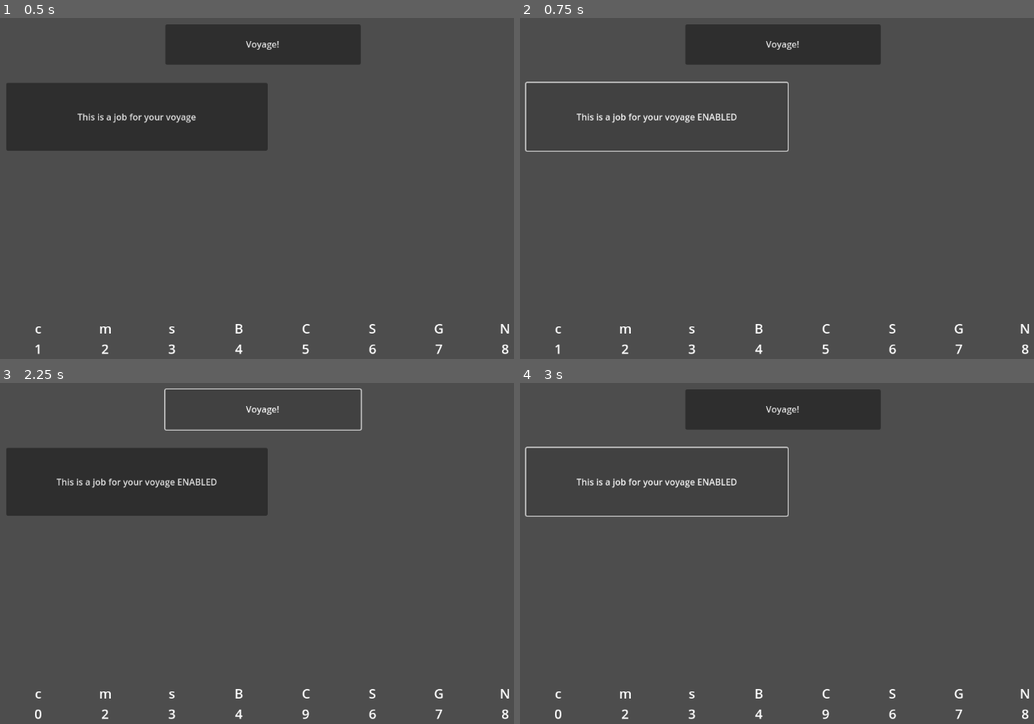
Above: before the commit, frames 1-4 (two rows, left to right).
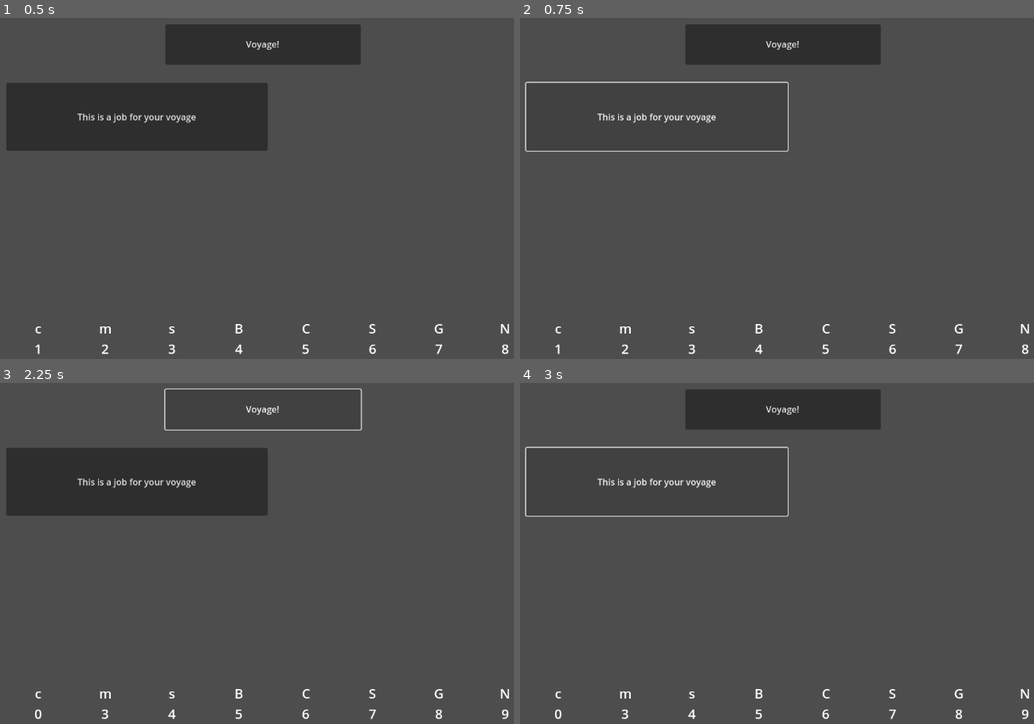
Above: after the commit, the same moments.

Repository: scarlettjclark/pencil-coloured-pirates
Game: Godot game, scene res://Scenes/prototype_voyage_phase.tscn
Two runs of this game, one before a commit and one after it. Both use one fixed random seed, a clock stepped at 60 frames per second and the inputs below. Before the commit the project starts from res://prototype_voyage_phase.tscn.
Inputs:
- Up to frame 1 (0.5 s): no input
- Up to frame 2 (0.75 s): click "This is a job for your voyage" at 0.5 s
- Up to frame 3 (2.25 s): click "This is a job for your voyage…" (after the commit: "This is a job for your voyage") at 1.25 s; click "Voyage!" at 2 s
- Up to frame 4 (3 s): click "This is a job for your voyage…" (after the commit: "This is a job for your voyage") at 2.75 s

Frame 1 is identical in both runs. In frame 2, 0.4% of the frame differs, in the area x 11-43%, y 27-31%; in frame 3, 0.6%; in frame 4, 0.6%, in the area x 11-99%, y 27-99%.

Commit message:
changed file structure and refactored jobs out of job button

Diff:
--- /dev/null
+++ b/prototype-voyage-phase/Scenes/job.tscn
@@ -0,0 +1,3 @@
+[gd_scene format=3 uid="uid://bnakppmgemkqr"]
+
+[node name="Job" type="Node"]
--- /dev/null
+++ b/prototype-voyage-phase/Scenes/prototype_voyage_phase.tscn
@@ -0,0 +1,42 @@
+[gd_scene load_steps=5 format=3 uid="uid://bani42rnh3ms5"]
+
+[ext_resource type="Script" uid="uid://lhixwoexm0ei" path="res://Scripts/goods_manager.gd" id="1_53o7g"]
+[ext_resource type="PackedScene" uid="uid://bv7uvmqrlif1o" path="res://Scenes/voyage_phase_ui.tscn" id="2_eixya"]
+[ext_resource type="Script" uid="uid://cojf1q451fjsc" path="res://Scripts/goods.gd" id="3_0ew33"]
+[ext_resource type="Script" uid="uid://day7tlj0ot3cj" path="res://Scripts/job.gd" id="4_eixya"]
+
+[node name="PrototypeVoyagePhase" type="Node"]
+
+[node name="GoodsManager" type="Node" parent="." node_paths=PackedStringArray("store", "display")]
+script = ExtResource("1_53o7g")
+store = NodePath("Store")
+display = NodePath("Voyage Phase UI")
+
+[node name="Voyage Phase UI" parent="GoodsManager" instance=ExtResource("2_eixya")]
+
+[node name="Store" type="Node" parent="GoodsManager"]
+script = ExtResource("3_0ew33")
+crew = 1
+munitions = 2
+supplies = 3
+booze = 4
+cloth = 5
+spices = 6
+gold = 7
+notoriety = 8
+
+[node name="Job" type="Node" parent="GoodsManager"]
+script = ExtResource("4_eixya")
+
+[node name="Cost" type="Node" parent="GoodsManager/Job"]
+script = ExtResource("3_0ew33")
+crew = 1
+metadata/_custom_type_script = "uid://cojf1q451fjsc"
+
+[node name="Result" type="Node" parent="GoodsManager/Job"]
+script = ExtResource("3_0ew33")
+cloth = 4
+metadata/_custom_type_script = "uid://cojf1q451fjsc"
+
+[connection signal="enable_request" from="GoodsManager/Voyage Phase UI" to="GoodsManager" method="_on_voyage_phase_ui_enable_request"]
+[connection signal="run_jobs" from="GoodsManager/Voyage Phase UI" to="GoodsManager" method="_on_voyage_phase_ui_run_jobs"]
--- a/prototype-voyage-phase/voyage_phase_ui.tscn
+++ b/prototype-voyage-phase/Scenes/voyage_phase_ui.tscn
@@ -1,9 +1,10 @@
-[gd_scene load_steps=5 format=3 uid="uid://bv7uvmqrlif1o"]
-
-[ext_resource type="Script" uid="uid://cuxf146gdxxtl" path="res://voyage_phase_ui.gd" id="1_0gu06"]
-[ext_resource type="Script" uid="uid://bmvrx26l1jd8" path="res://job_button.gd" id="2_8px1e"]
-[ext_resource type="Script" uid="uid://dfocy35sxon1k" path="res://text_goods_label.gd" id="2_yvkpm"]
-[ext_resource type="Script" uid="uid://cojf1q451fjsc" path="res://goods.gd" id="3_lykjh"]
+[gd_scene load_steps=6 format=3 uid="uid://bv7uvmqrlif1o"]
+
+[ext_resource type="Script" uid="uid://cuxf146gdxxtl" path="res://Scripts/voyage_phase_ui.gd" id="1_0gu06"]
+[ext_resource type="Script" uid="uid://bmvrx26l1jd8" path="res://Scripts/job_button.gd" id="2_8px1e"]
+[ext_resource type="Script" uid="uid://dfocy35sxon1k" path="res://Scripts/text_goods_label.gd" id="2_yvkpm"]
+[ext_resource type="Script" uid="uid://cojf1q451fjsc" path="res://Scripts/goods.gd" id="3_lykjh"]
+[ext_resource type="Script" uid="uid://day7tlj0ot3cj" path="res://Scripts/job.gd" id="3_o3t7t"]
 
 [node name="Voyage Phase UI" type="Control"]
 layout_mode = 3
@@ -33,21 +34,32 @@
 ratio = 3.8438
 stretch_mode = 0
 
-[node name="Button" type="Button" parent="Jobs/AspectRatioContainer" node_paths=PackedStringArray("cost", "result")]
+[node name="Button" type="Button" parent="Jobs/AspectRatioContainer" node_paths=PackedStringArray("job")]
 layout_mode = 2
 text = "This is a job for your voyage"
 script = ExtResource("2_8px1e")
+job = NodePath("Job")
+
+[node name="Job" type="Node" parent="Jobs/AspectRatioContainer/Button" node_paths=PackedStringArray("cost", "result")]
+script = ExtResource("3_o3t7t")
 cost = NodePath("Cost")
 result = NodePath("Result")
-
-[node name="Cost" type="Node" parent="Jobs/AspectRatioContainer/Button"]
+metadata/_custom_type_script = "uid://day7tlj0ot3cj"
+
+[node name="Cost" type="Node" parent="Jobs/AspectRatioContainer/Button/Job"]
 script = ExtResource("3_lykjh")
 crew = 1
 metadata/_custom_type_script = "uid://cojf1q451fjsc"
 
-[node name="Result" type="Node" parent="Jobs/AspectRatioContainer/Button"]
+[node name="Result" type="Node" parent="Jobs/AspectRatioContainer/Button/Job"]
 script = ExtResource("3_lykjh")
-cloth = 4
+munitions = 1
+supplies = 1
+booze = 1
+cloth = 1
+spices = 1
+gold = 1
+notoriety = 1
 metadata/_custom_type_script = "uid://cojf1q451fjsc"
 
 [node name="AspectRatioContainer2" type="AspectRatioContainer" parent="Jobs"]
--- a/prototype-voyage-phase/goods_manager.gd
+++ b/prototype-voyage-phase/Scripts/goods_manager.gd
@@ -5,21 +5,18 @@
 @export var store : Goods
 @export var display : VoyagePhaseUI
 var current_load = Goods.new()
-var jobs_to_run : Array[JobButton] = []
+var jobs_to_run : Array[Job] = []
 
 func _ready():
 	display.display_goods(store)
 
-
-func _on_voyage_phase_ui_enable_request(job):
+func _on_voyage_phase_ui_enable_request(job : Job):
 	if store.has_cost(job.cost) and not (job in jobs_to_run):
 		current_load.add(job.cost)
 		jobs_to_run.append(job)
-		job.will_run()
 
 func _on_voyage_phase_ui_run_jobs():
 	for job in jobs_to_run:
-		print("There is a job!")
 		store.spend(job.cost)
 		store.add(job.result)
 	jobs_to_run.clear()
--- /dev/null
+++ b/prototype-voyage-phase/Scripts/job.gd
@@ -0,0 +1,6 @@
+class_name Job
+
+extends Node
+
+@export var cost : Goods
+@export var result : Goods
--- /dev/null
+++ b/prototype-voyage-phase/Scripts/job_button.gd
@@ -0,0 +1,9 @@
+class_name JobButton
+
+extends Button
+
+@export var job : Job
+signal enable_request(job : JobButton)
+
+func _on_pressed():
+	enable_request.emit(job)
--- a/prototype-voyage-phase/voyage_phase_ui.gd
+++ b/prototype-voyage-phase/Scripts/voyage_phase_ui.gd
@@ -27,7 +27,6 @@
 	gold_label.set_value(goods.gold)
 	notoriety_label.set_value(goods.notoriety)
 
-
 func _on_button_enable_request(job):
 	enable_request.emit(job)
 
--- a/prototype-voyage-phase/job_button.gd
+++ /dev/null
@@ -1,14 +0,0 @@
-class_name JobButton
-
-extends Button
-
-@export var cost : Goods
-@export var result : Goods
-
-signal enable_request(job : JobButton)
-
-func _on_pressed():
-	enable_request.emit(self)
-
-func will_run():
-	text += " ENABLED"
--- a/prototype-voyage-phase/prototype_voyage_phase.tscn
+++ /dev/null
@@ -1,28 +0,0 @@
-[gd_scene load_steps=4 format=3 uid="uid://bani42rnh3ms5"]
-
-[ext_resource type="PackedScene" uid="uid://bv7uvmqrlif1o" path="res://voyage_phase_ui.tscn" id="1_nt7nw"]
-[ext_resource type="Script" uid="uid://lhixwoexm0ei" path="res://goods_manager.gd" id="1_sb12a"]
-[ext_resource type="Script" uid="uid://cojf1q451fjsc" path="res://goods.gd" id="3_aefom"]
-
-[node name="PrototypeVoyagePhase" type="Node"]
-
-[node name="GoodsManager" type="Node" parent="." node_paths=PackedStringArray("store", "display")]
-script = ExtResource("1_sb12a")
-store = NodePath("Store")
-display = NodePath("Voyage Phase UI")
-
-[node name="Voyage Phase UI" parent="GoodsManager" instance=ExtResource("1_nt7nw")]
-
-[node name="Store" type="Node" parent="GoodsManager"]
-script = ExtResource("3_aefom")
-crew = 1
-munitions = 2
-supplies = 3
-booze = 4
-cloth = 5
-spices = 6
-gold = 7
-notoriety = 8
-
-[connection signal="enable_request" from="GoodsManager/Voyage Phase UI" to="GoodsManager" method="_on_voyage_phase_ui_enable_request"]
-[connection signal="run_jobs" from="GoodsManager/Voyage Phase UI" to="GoodsManager" method="_on_voyage_phase_ui_run_jobs"]
Renamed: prototype-voyage-phase/goods.gd -> prototype-voyage-phase/Scripts/goods.gd
Renamed: prototype-voyage-phase/goods.gd.uid -> prototype-voyage-phase/Scripts/goods.gd.uid
Renamed: prototype-voyage-phase/goods_manager.gd.uid -> prototype-voyage-phase/Scripts/goods_manager.gd.uid
Not shown, added: prototype-voyage-phase/Scripts/job.gd.uid
Renamed: prototype-voyage-phase/job_button.gd.uid -> prototype-voyage-phase/Scripts/job_button.gd.uid
Renamed: prototype-voyage-phase/text_goods_label.gd -> prototype-voyage-phase/Scripts/text_goods_label.gd
Renamed: prototype-voyage-phase/text_goods_label.gd.uid -> prototype-voyage-phase/Scripts/text_goods_label.gd.uid
Renamed: prototype-voyage-phase/voyage_phase_ui.gd.uid -> prototype-voyage-phase/Scripts/voyage_phase_ui.gd.uid
